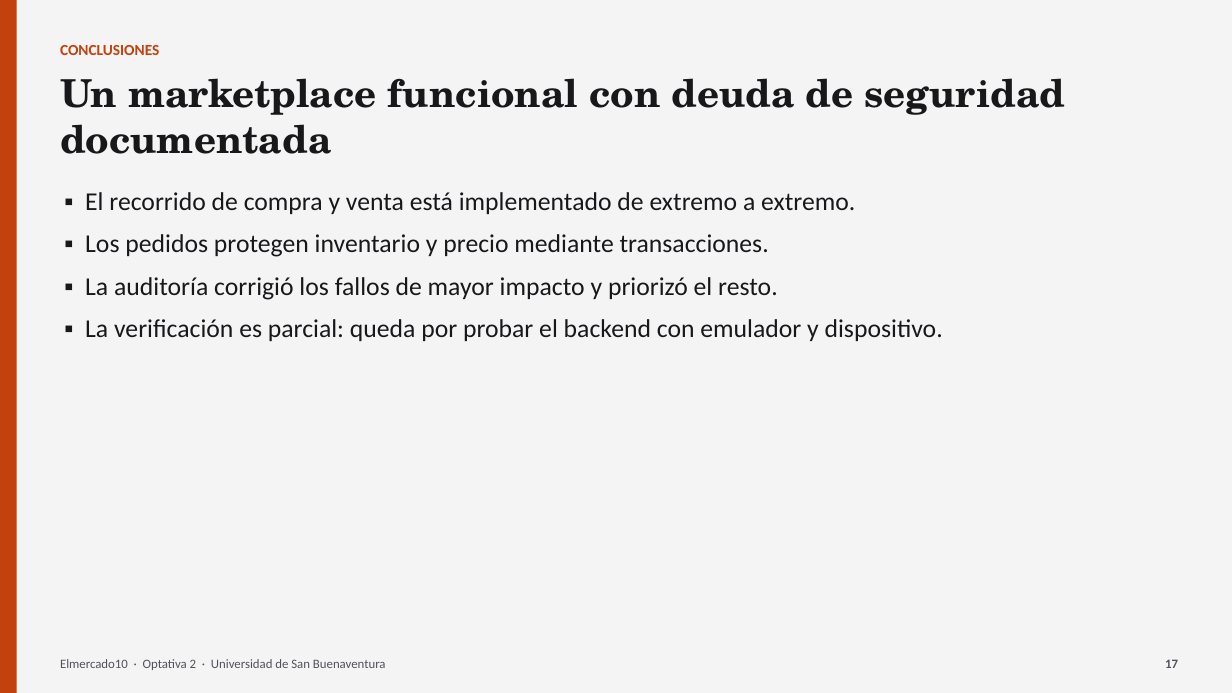
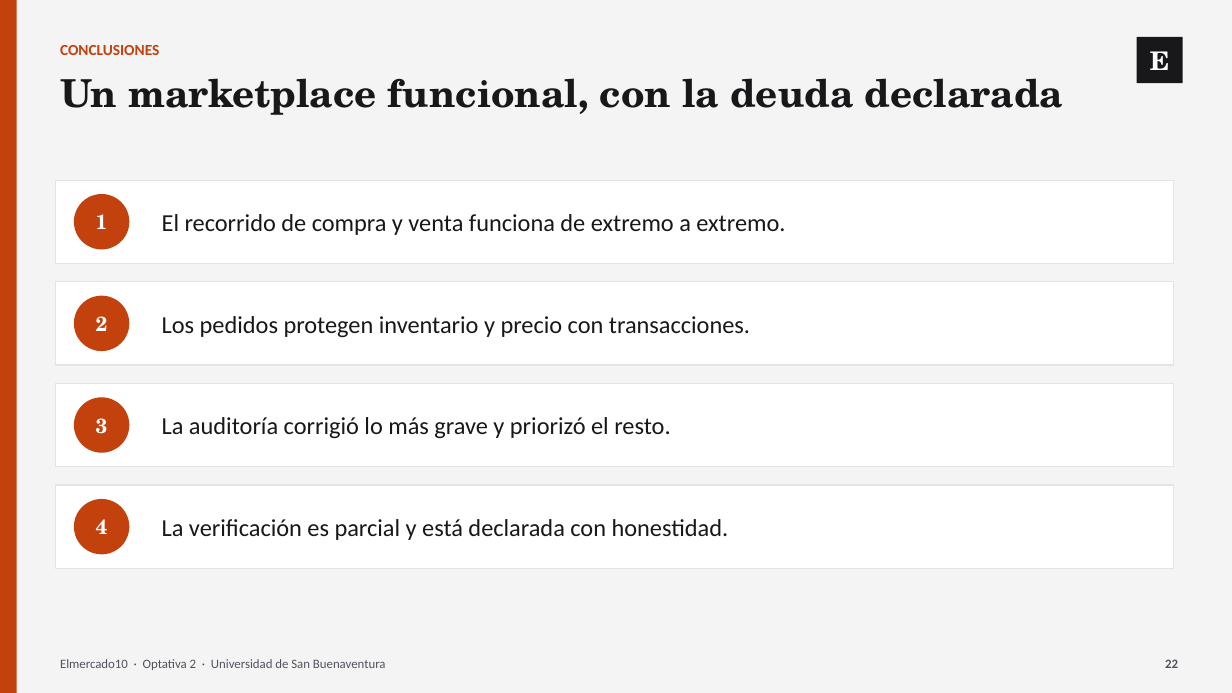
Before and after one commit to JuanXD2201/Elmercado10, a slide deck: slide 22 of DOCUMENTACION_ELMERCADO10/08_PRESENTACION/Presentacion_Elmercado10.pptx (slide 17 before the commit). Drawn at 1232x693 pixels with LibreOffice and Linux fonts; fonts in the diff are those of the drawing. Boxes give left, top, right and bottom in pixels: in the first picture for what was removed or moved away, otherwise in the second. Text is boxed around its words. In the diff, an @@ line names an element or a change of style, - is before the commit and + after.

```diff
--- a/DOCUMENTACION_ELMERCADO10/08_PRESENTACION/Presentacion_Elmercado10.pptx
+++ b/DOCUMENTACION_ELMERCADO10/08_PRESENTACION/Presentacion_Elmercado10.pptx
@@ rectangle added at (x1=1137, y1=37, x2=1183, y2=83), fill #18181B, 20 pt, text #FFFFFF, bold @@
+E
@@ text at (x1=60, y1=78, x2=1064, y2=115): text changed @@
-Un marketplace funcional con deuda de seguridad documentada
+Un marketplace funcional, con la deuda declarada
@@ rectangle added at (x1=55, y1=180, x2=1174, y2=263), fill #FFFFFF, outline #E4E4E7 1 pt @@
@@ ellipse added at (x1=74, y1=194, x2=129, y2=250), fill #C2410C, 16 pt, text #FFFFFF, bold @@
+1
@@ text removed at (x1=85, y1=192, x2=943, y2=341) @@
-▪ El recorrido de compra y venta está implementado de extremo a extremo.
-▪ Los pedidos protegen inventario y precio mediante transacciones.
-▪ La auditoría corrigió los fallos de mayor impacto y priorizó el resto.
-▪ La verificación es parcial: queda por probar el backend con emulador y dispositivo.
@@ text added at (x1=162, y1=214, x2=785, y2=235), 19 pt, text #18181B @@
+El recorrido de compra y venta funciona de extremo a extremo.
@@ rectangle added at (x1=55, y1=282, x2=1174, y2=365), fill #FFFFFF, outline #E4E4E7 1 pt @@
@@ ellipse added at (x1=74, y1=296, x2=129, y2=351), fill #C2410C, 16 pt, text #FFFFFF, bold @@
+2
@@ text added at (x1=162, y1=316, x2=750, y2=337), 19 pt, text #18181B @@
+Los pedidos protegen inventario y precio con transacciones.
@@ rectangle added at (x1=55, y1=384, x2=1174, y2=467), fill #FFFFFF, outline #E4E4E7 1 pt @@
@@ ellipse added at (x1=74, y1=397, x2=129, y2=453), fill #C2410C, 16 pt, text #FFFFFF, bold @@
+3
@@ text added at (x1=162, y1=417, x2=670, y2=438), 19 pt, text #18181B @@
+La auditoría corrigió lo más grave y priorizó el resto.
@@ rectangle added at (x1=55, y1=485, x2=1174, y2=568), fill #FFFFFF, outline #E4E4E7 1 pt @@
@@ ellipse added at (x1=74, y1=499, x2=129, y2=555), fill #C2410C, 16 pt, text #FFFFFF, bold @@
+4
@@ text added at (x1=162, y1=519, x2=729, y2=540), 19 pt, text #18181B @@
+La verificación es parcial y está declarada con honestidad.
@@ text at (x1=1165, y1=659, x2=1178, y2=668): text changed @@
-17
+22
```
Also in this commit, not shown: 14 other slides changed, 8 slides added, 3 slides removed, 41 other files.
